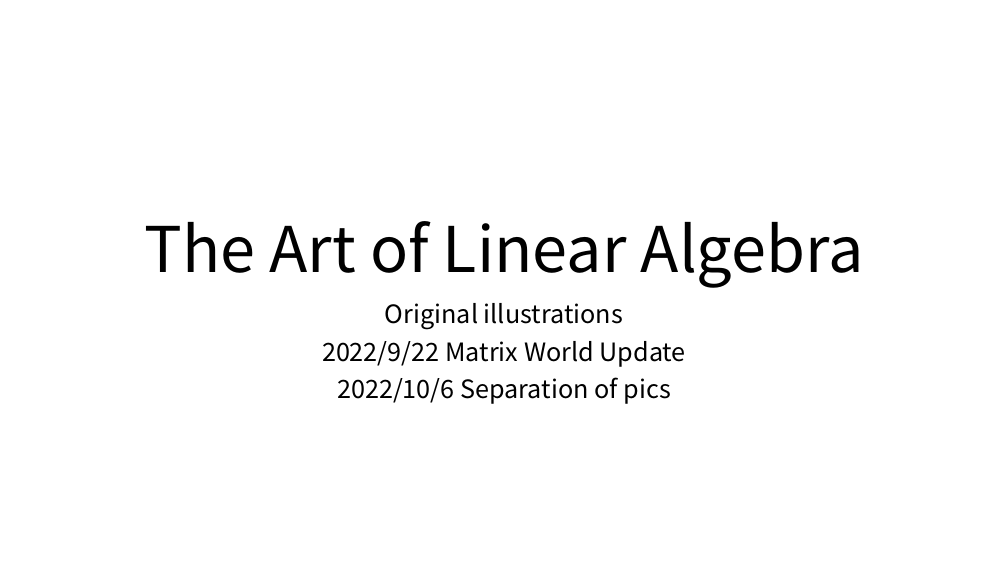
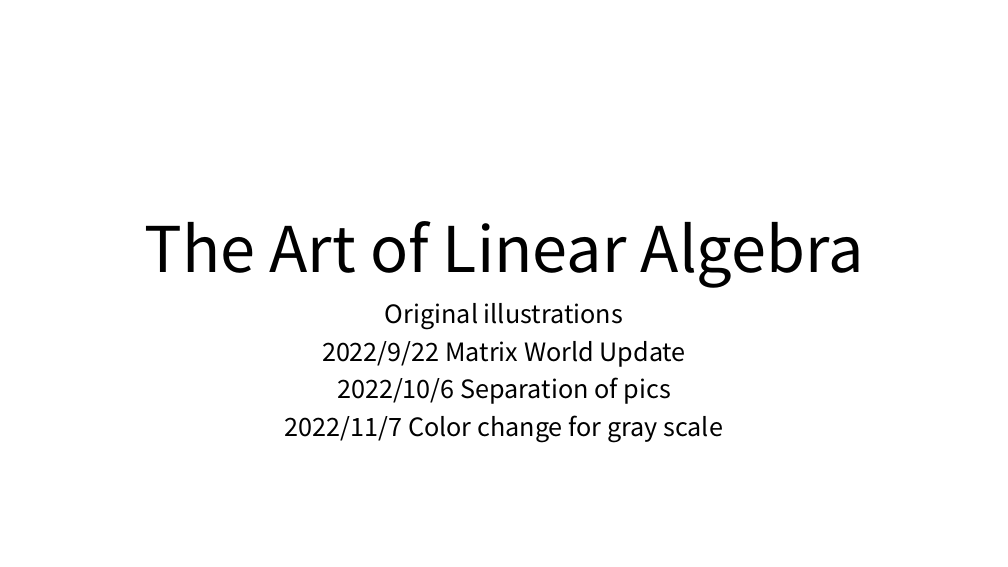
Before and after one commit to kenjihiranabe/The-Art-of-Linear-Algebra, a slide deck: slide 1 of Illustrations.pptx. Drawn at 1008x567 pixels with LibreOffice and Linux fonts; fonts in the diff are those of the drawing. Boxes give left, top, right and bottom in pixels: in the first picture for what was removed or moved away, otherwise in the second. Text is boxed around its words. In the diff, an @@ line names an element or a change of style, - is before the commit and + after.

Commit message:
color change for gray scale

```diff
--- a/Illustrations.pptx
+++ b/Illustrations.pptx
@@ subtitle at [285, 415, 723, 443]: paragraph added @@
+2022/11/7 Color change for gray scale
```
Also in this commit, not shown: 10 other slides changed, 54 other files.
